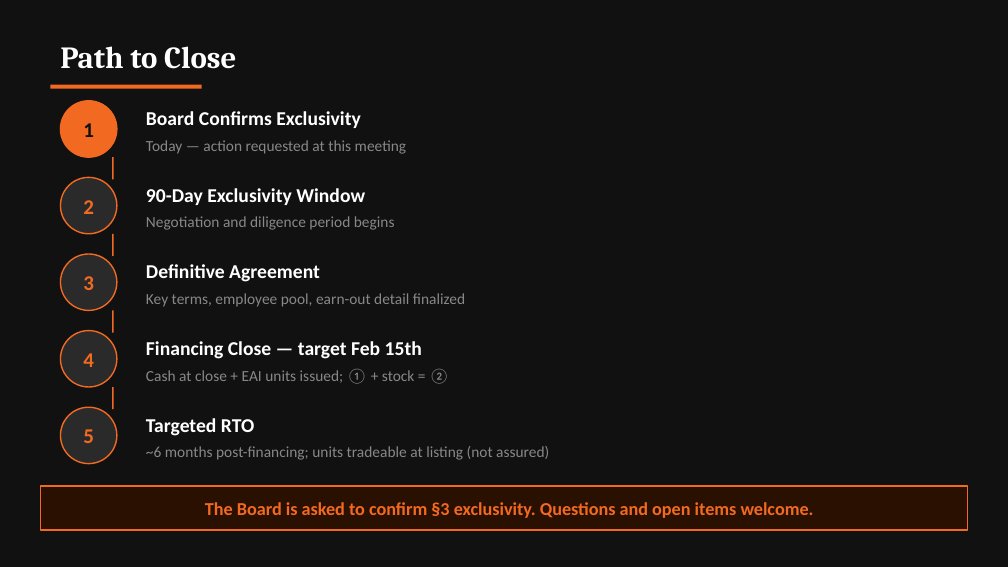
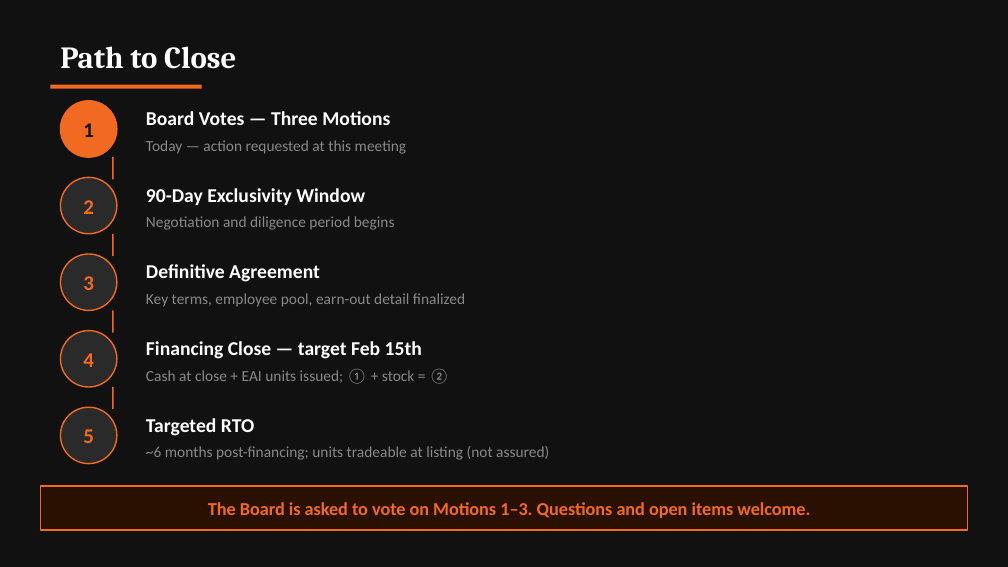
Before and after one commit to ExosAerospace/workspace, a slide deck: slide 12 of drafts/Exos_SSLC_Board_Offer_Overview_2026-10-10_r2.pptx (slide 11 before the commit). Drawn at 1008x567 pixels with LibreOffice and Linux fonts; fonts in the diff are those of the drawing; background and template pictures are left out. Boxes give left, top, right and bottom in pixels: in the first picture for what was removed or moved away, otherwise in the second. Text is boxed around its words. In the diff, an @@ line names an element or a change of style, - is before the commit and + after.

```diff
--- a/drafts/Exos_SSLC_Board_Offer_Overview_2026-10-10_r2.pptx
+++ b/drafts/Exos_SSLC_Board_Offer_Overview_2026-10-10_r2.pptx
@@ text at box(146, 111, 390, 125): text changed @@
-Board Confirms Exclusivity
+Board Votes — Three Motions
@@ text at box(208, 502, 810, 518): text changed @@
-The Board is asked to confirm §3 exclusivity. Questions and open items welcome.
+The Board is asked to vote on Motions 1–3. Questions and open items welcome.
```
Also in this commit, not shown: 1 other slide changed, 1 slide added, 2 other files.
